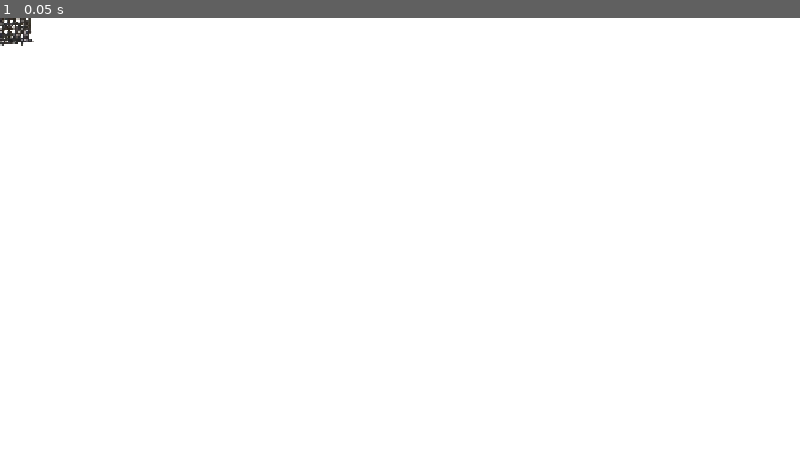
Above: before the commit, frame 1.
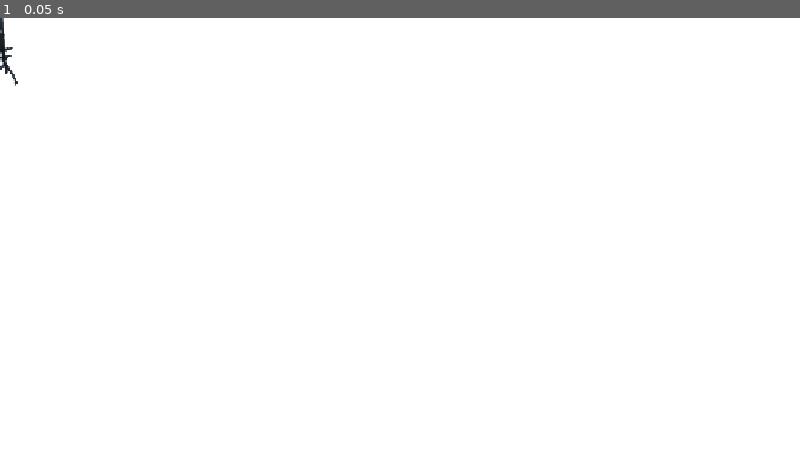
Above: after the commit, the same moment.

Repository: OzuYatamutsu/notebook-tower-defense
Game: Godot game, scene res://projectiles/Missile.tscn
Two runs of this game, one before a commit and one after it. Both use one fixed random seed, a clock stepped at 60 frames per second and the inputs below. This scene is started directly instead of the project's main scene.
Inputs:
- Up to frame 1 (0.05 s): no input

The runs differ from the first frame. In frame 1, 0.3% of the frame differs, in the area x 0-5%, y 0-16%.

Commit message:
Add explosion effect

Diff:
--- /dev/null
+++ b/components/MissileExplosion.tscn
@@ -0,0 +1,16 @@
+[gd_scene load_steps=3 format=3 uid="uid://bhg8bul2xvv6d"]
+
+[ext_resource type="Script" uid="uid://dfmmsilx50nox" path="res://components/missile_explosion.gd" id="1_f1nsn"]
+
+[sub_resource type="CircleShape2D" id="CircleShape2D_f1nsn"]
+radius = 1.0
+
+[node name="MissileExplosion" type="Area2D"]
+collision_layer = 0
+collision_mask = 4
+script = ExtResource("1_f1nsn")
+
+[node name="ExplosionCollider" type="CollisionShape2D" parent="."]
+shape = SubResource("CircleShape2D_f1nsn")
+
+[connection signal="area_entered" from="." to="." method="_on_area_entered"]
--- /dev/null
+++ b/components/missile_explosion.gd
@@ -0,0 +1,27 @@
+class_name MissileExplosion
+extends Area2D
+
+const EXPLOSION_GROW_SPEED: float = 175.0
+const MAX_EXPLOSION_RADIUS: float = 100.0
+const EXPLOSION_COLOR: Color = Color(1.0, 0.4, 0.4)
+const DAMAGE: float = 50.0
+
+var radius: float = 1.0
+
+@onready var ExplosionCollider: CollisionShape2D = $ExplosionCollider
+
+func _process(delta) -> void:
+    radius += EXPLOSION_GROW_SPEED * delta
+    if radius > MAX_EXPLOSION_RADIUS:
+        _on_max_explosion_radius()
+    queue_redraw()
+
+func _on_max_explosion_radius() -> void:
+    queue_free()
+
+func _draw() -> void:
+    draw_circle(position, radius, EXPLOSION_COLOR)
+    ExplosionCollider.shape.radius = radius
+
+func _on_area_entered(mob: Mob) -> void:
+    mob.HEALTH_BAR.damage_by(DAMAGE)
--- a/projectiles/Missile.tscn
+++ b/projectiles/Missile.tscn
@@ -1,10 +1,10 @@
 [gd_scene load_steps=4 format=3 uid="uid://83fhlbaqvxut"]
 
 [ext_resource type="Script" uid="uid://d3yn4i1v1ppw2" path="res://projectiles/missile.gd" id="1_f2jga"]
-[ext_resource type="Texture2D" uid="uid://dmyadqd8ydst3" path="res://sprites/bullet.png" id="2_ylvk6"]
+[ext_resource type="Texture2D" uid="uid://c3s067fs2pj1q" path="res://sprites/missile.png" id="2_f2jga"]
 
 [sub_resource type="RectangleShape2D" id="RectangleShape2D_v6doq"]
-size = Vector2(80, 77)
+size = Vector2(53, 163.25)
 
 [node name="Missile" type="Area2D"]
 collision_layer = 8
@@ -13,13 +13,16 @@
 
 [node name="Sprite" type="Sprite2D" parent="."]
 scale = Vector2(0.421, 0.427)
-texture = ExtResource("2_ylvk6")
+texture = ExtResource("2_f2jga")
 
 [node name="CollisionShape2D" type="CollisionShape2D" parent="."]
-position = Vector2(3, -0.5)
+position = Vector2(0, -5.625)
 shape = SubResource("RectangleShape2D_v6doq")
 
 [node name="DespawnTimer" type="Timer" parent="."]
 one_shot = true
 
+[node name="ExplosionTimer" type="Timer" parent="."]
+
 [connection signal="timeout" from="DespawnTimer" to="." method="_on_despawn_timer_timeout"]
+[connection signal="timeout" from="ExplosionTimer" to="." method="_on_explosion_timer_timeout"]
--- a/projectiles/missile.gd
+++ b/projectiles/missile.gd
@@ -1,2 +1,25 @@
 class_name Missile
 extends Projectile
+
+const EXPLOSION_TIMER_SECS: float = 3.0
+
+@onready var ExplosionTimer: Timer = $ExplosionTimer
+
+func _ready() -> void:
+    self.SPEED = 100.0
+    self.DAMAGE = 50.0
+    self.EFFECTS.append(Effect.new(self.effect))
+    ExplosionTimer.wait_time = EXPLOSION_TIMER_SECS
+
+func fire_at(mob: Mob) -> void:
+    super.fire_at(mob)
+    ExplosionTimer.start()
+
+func _explode() -> void:
+    pass
+
+func effect(_mob: Mob) -> void:
+    _explode()
+
+func _on_explosion_timer_timeout() -> void:
+    _explode()
Not shown, added: components/missile_explosion.gd.uid
